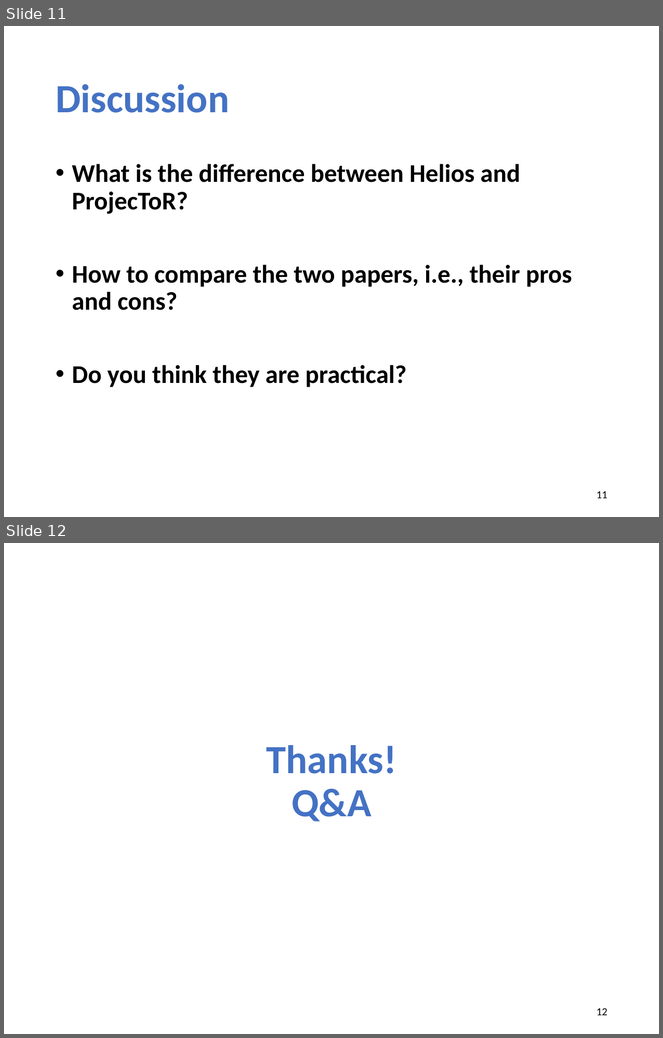
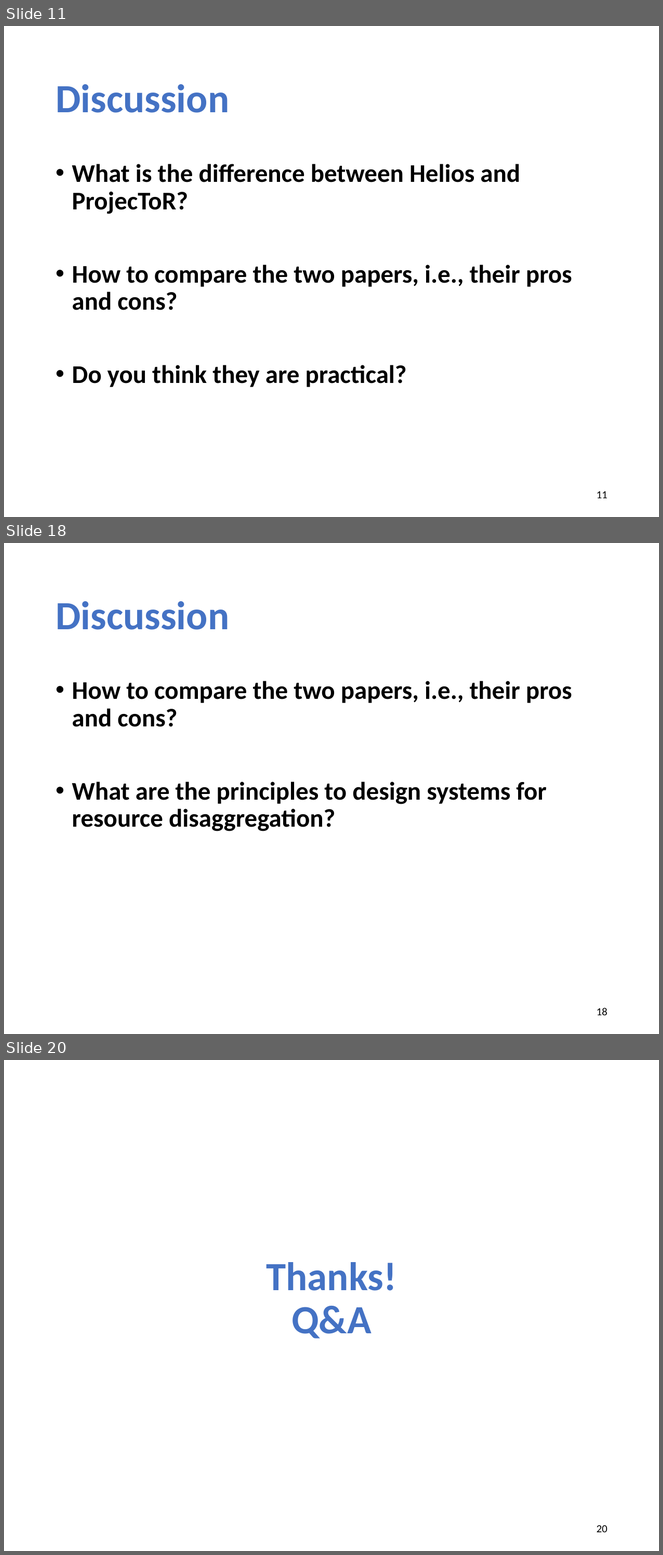
Before and after one commit to xinjin/course-adv-net, a slide deck: slides/lec06_datacenter.pptx. Shown one above the other, each under a label of ours: slides 11 and 12 before the commit, slides 11, 18 and 20 after it; the slides between them are not shown. The pictures are 663x1038 and 663x1555 pixels, drawn with LibreOffice and Linux fonts; fonts in the diff are those of the drawing. Boxes give left, top, right and bottom in pixels: in the first picture for what was removed or moved away, otherwise in the second. Text is boxed around its words. In the diff, an @@ line names an element or a change of style, - is before the commit and + after.

```diff
--- a/slides/lec06_datacenter.pptx
+++ b/slides/lec06_datacenter.pptx
@@ slide 18 added at box(4, 543, 659, 1034), background #FFFFFF @@
@@ title added at box(55, 601, 229, 630), 44 pt, text #4472C4, bold @@
+Discussion
@@ text added at box(72, 681, 572, 832), 28 pt, text #000000, bold @@
+• How to compare the two papers, i.e., their pros and cons?
+• What are the principles to design systems for resource disaggregation?
@@ page number added at box(597, 1008, 608, 1016), 12 pt, text #000000 @@
+18
@@ what was slide 12 is now slide 20 @@
@@ page number at box(597, 1525, 608, 1533): text changed @@
-12
+20
```
Also in this commit, not shown: 1 slide changed, 7 other slides added, 2 other files.
